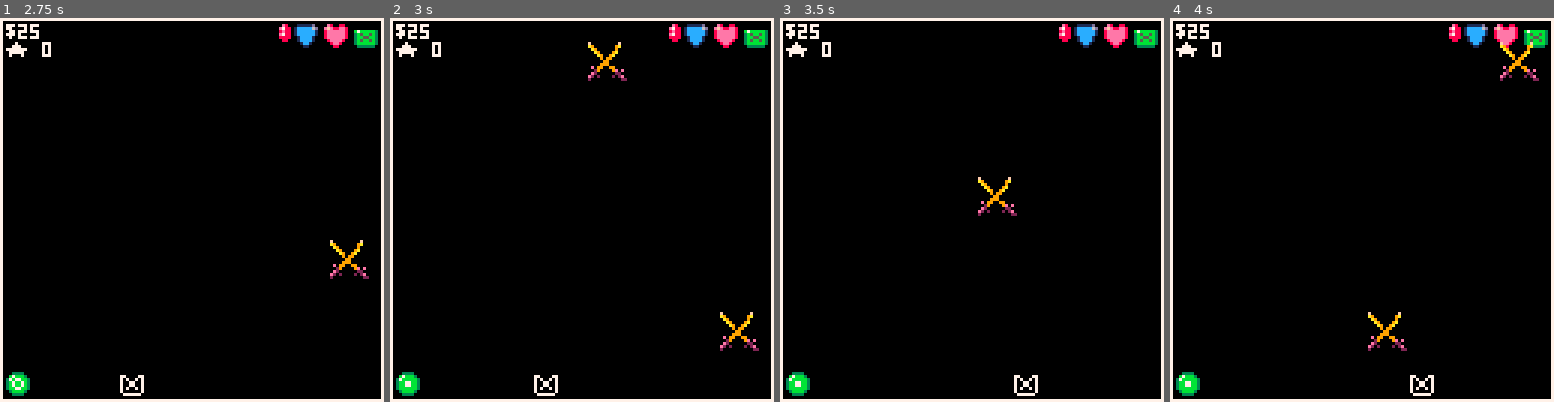
Above: before the commit, frames 1-4 (left to right).
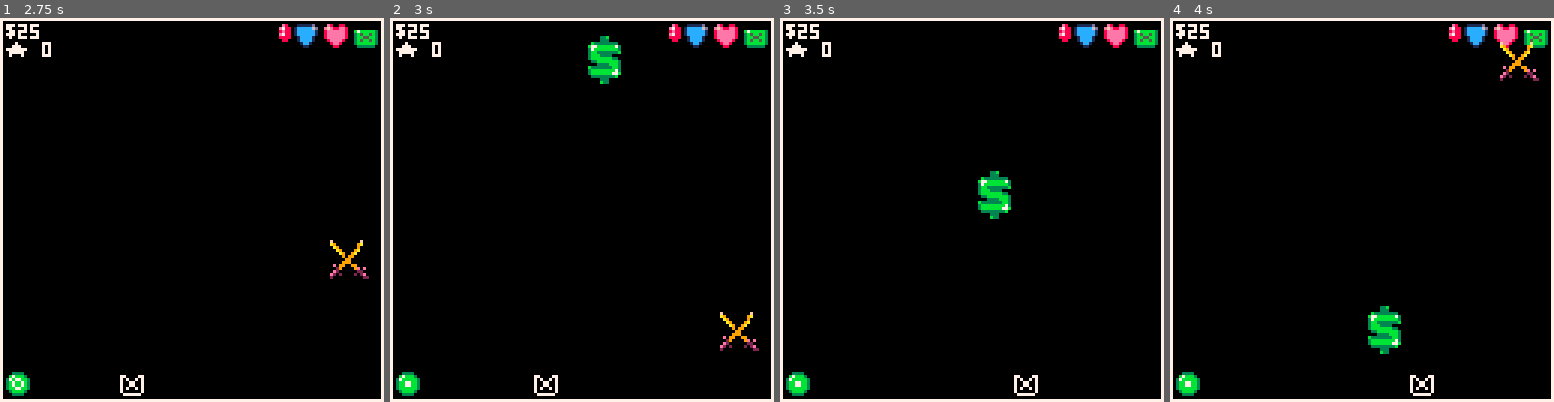
Above: after the commit, the same moments.

Repository: NinetiesPaul/Orion-s-Defender
Game: PICO-8 cartridge orionsdefender.p8
Two runs of this game, one before a commit and one after it. Both use one fixed random seed, a clock stepped at 60 frames per second and the inputs below.
Inputs:
- Up to frame 1 (2.75 s): tap O (Z key) at 0.33, 0.7, 1.43, 2.22 s; tap X (X key) at 1.07, 2.07, 2.4, 2.73 s; hold Left 1.97-2.37 s; hold Down from 2.42 s (still down)
- Up to frame 2 (3 s): release Down at 2.82 s; hold Right from 2.87 s (still down)
- Up to frame 3 (3.5 s): keep holding Right; tap X (X key) at 3.07, 3.4 s; tap O (Z key) at 3.1 s
- Up to frame 4 (4 s): release Right at 3.53 s; hold Up from 3.58 s (still down); tap X (X key) at 3.73 s; tap O (Z key) at 3.98 s

Frame 1 is identical in both runs. In frame 2, 0.9% of the frame differs, in the area x 51-62%, y 4-18%; in frame 3, 0.9%; in frame 4, 0.9%.

Commit message:
shop code refactoring

Diff:
--- a/orionsdefender.p8
+++ b/orionsdefender.p8
@@ -89,15 +89,16 @@
 	}
 	-- store variables
 	shop_selector_spr = {002,018,034}
-	shop_selector_y = 30
-	shop_selector_pos = 1
+	shop_selector_y = 16
+	shop_selector = 1
+	current_shop_iten = null
 	shop_selector_spr_pointer = 1
 	shop_last_bought = ""
 	next_armor_upgrade_cost = 75 * current_stat_armor_lvl
 	next_health_upgrade_cost = 50 * current_stat_health_lvl
 	next_gun_upgrade_cost = 100 * current_stat_gun_lvl
 	next_cooldown_upgrade_cost = 100 * current_stat_cooldown_lvl
-	last_encounter_store = true
+	last_encounter_store = false
 	-- enemy variables
 	enemy_list =
 	{
@@ -154,6 +155,58 @@
 			["reward"] = 16
 		}
 	}
+
+	shop_itens = {
+		{
+			["name"] = "fuel",
+			["formatted_name"] = "fuel",
+			["price"] = 3,
+			["available"] = true
+		},
+		{
+			["name"] = "health",
+			["price"] = 4,
+			["formatted_name"] = "health",
+			["available"] = true
+		},
+		{
+			["name"] = "armor",
+			["price"] = 4,
+			["formatted_name"] = "armor",
+			["available"] = true
+		},
+		{
+			["name"] = "missile",
+			["price"] = 7,
+			["formatted_name"] = "missile",
+			["available"] = true
+		},
+		{
+			["name"] = "health_upgrade",
+			["price"] = 50 * current_stat_health_lvl,
+			["formatted_name"] = "health upgrade",
+			["available"] = true
+		},
+		{
+			["name"] = "armor_upgrade",
+			["price"] = 75 * current_stat_armor_lvl,
+			["formatted_name"] = "armor upgrade",
+			["available"] = true
+		},
+		{
+			["name"] = "gun_damage_upgrade",
+			["price"] = 100 * current_stat_gun_lvl,
+			["formatted_name"] = "gun damage upgrade",
+			["available"] = true
+		},
+		{
+			["name"] = "gun_cooldown_upgrade",
+			["price"] = 100 * current_stat_gun_lvl,
+			["formatted_name"] = "gun cooldown upgrade",
+			["available"] = true
+		},
+	}
+
 	enemies = {}
 	enemy_bullets = {}
 	missiles = {}
@@ -208,17 +261,26 @@
 		draw_ui()
 		destroy()
 
-		print("buy fuel -- $4", 10, 32)
+		current_shop_iten = shop_itens[shop_selector]
+
+		i = 0
+		for iten in all (shop_itens) do
+			print(iten.formatted_name, 14, 16 + i * 8)
+			print("$" .. iten.price, 100, 16 + i * 8)
+			i += 1
+		end
+
+		--[[ print("buy fuel -- $4", 10, 32)
 		print("repair hull -- $5", 10, 40)
 		print("repair armor -- $6", 10, 48)
 		print("upgrade hull -- $" .. next_health_upgrade_cost, 10, 56)
 		print("upgrade armor -- $" .. next_armor_upgrade_cost, 10, 64)
 		print("upgrade gun damage -- $" .. next_gun_upgrade_cost, 10, 72)
 		print("upgrade gun cooldown -- $" .. next_cooldown_upgrade_cost, 10, 80)
-		print("buy missile -- $7", 10, 88)
+		print("buy missile -- $7", 10, 88) ]]--
 
 		if (clock % 90 == 0) shop_last_bought = ""
-		print(shop_last_bought, 10, 22)
+		print(shop_last_bought, 24, 84)
 
 		print("up or down - change", 2, 120)
 		print("z - select", 2,104)
@@ -888,176 +950,122 @@
 function nav_store()
 	if btnp(5) then
 		sfx(00)
-	 current_view = views[1]
+		current_view = views[1]
 		shop_last_bought = ""
 	end
 
 	if btnp(4) then
-		if shop_selector_pos == 1 then
-			if fuel < max_fuel then
-				if scraps >= 4 then
-						sfx(01)
+		if current_shop_iten.available then
+			if scraps >= current_shop_iten.price then
+				if current_shop_iten.name == "fuel" then
+					if fuel < max_fuel then
 						fuel = flr(fuel)
 						fuel += 1
-						scraps -= 4
 						shop_last_bought = "bought 1 fuel"
+						scraps -= current_shop_iten.price
 						if (fuel > max_fuel) fuel = max_fuel
 					else
-						sfx(00)
-						shop_last_bought = "not enough scrap"
+						shop_last_bought = "fuel at max capacity"
 					end
-			else
-				sfx(00)
-				shop_last_bought = "fuel at max capacity"
-			end
-		end
-
-		if shop_selector_pos == 2 then
-			if health < current_max_health then
-				if scraps >= 5 then
-					sfx(01)
-					health += 1
-					scraps -= 5
-					shop_last_bought = "repaired 1 hull point"
-				else
-					sfx(00)
-					shop_last_bought = "not enough scrap"
+				end
+				if current_shop_iten.name == "health" then
+					if health < current_max_health then
+						health += 1
+						shop_last_bought = "bought 1 health"
+						scraps -= current_shop_iten.price
+					else
+						shop_last_bought = "current at max health"
+					end
+				end
+				if current_shop_iten.name == "armor" then
+					if armor < current_max_armor then
+						armor += 1
+						shop_last_bought = "bought 1 armor"
+						scraps -= current_shop_iten.price
+					else
+						shop_last_bought = "current at max armor"
+					end
+				end
+				if current_shop_iten.name == "missile" then
+					if missile_n < missile_max_capacity then
+						missile_n += 1
+						shop_last_bought = "bought 1 fuel"
+						scraps -= current_shop_iten.price
+					else
+						shop_last_bought = "missiles maxed out"
+					end
+				end
+				if current_shop_iten.name == "health_upgrade" then
+					if current_stat_health_lvl < 3 then
+						scraps -= current_shop_iten.price
+						current_stat_health_lvl += 1
+						current_shop_iten.price = current_shop_iten.price * current_stat_health_lvl
+						current_max_health = stat_lvl[current_stat_health_lvl] * stat_multiplier
+						health = current_max_health
+						shop_last_bought = "hull upgraded"
+					else
+						shop_last_bought = "hull upgrade maxed out"
+					end
+				end
+				if current_shop_iten.name == "armor_upgrade" then
+					if current_stat_armor_lvl < 3 then
+						scraps -= current_shop_iten.price
+						current_stat_armor_lvl += 1
+						current_shop_iten.price = current_shop_iten.price * current_stat_armor_lvl
+						current_max_armor = stat_lvl[current_stat_armor_lvl] * stat_multiplier
+						armor = current_max_armor
+						shop_last_bought = "armor upgraded"
+					else
+						shop_last_bought = "armor upgrade maxed out"
+					end
+				end
+				if current_shop_iten.name == "gun_damage_upgrade" then
+					if current_stat_gun_lvl < 3 then
+						scraps -= current_shop_iten.price
+						current_stat_gun_lvl += 1
+						bullet_damage = current_stat_gun_lvl
+						current_shop_iten.price = current_shop_iten.price * current_stat_gun_lvl
+						shop_last_bought = "gun damage upgraded"
+					else
+						shop_last_bought = "armor upgrade maxed out"
+					end
+				end
+				if current_shop_iten.name == "gun_cooldown_upgrade" then
+					if current_stat_cooldown_lvl < 3 then
+						scraps -= current_shop_iten.price
+						current_stat_cooldown_lvl += 1
+						bullet_cooldown_rate = current_stat_cooldown_lvl
+						current_shop_iten.price = current_shop_iten.price * current_stat_cooldown_lvl
+						shop_last_bought = "gun damage upgraded"
+					else
+						shop_last_bought = "gun cooldown upgrade maxed out"
+					end
 				end
 			else
-				sfx(00)
-				shop_last_bought = "current at max health"
+				shop_last_bought = "too expensive"
 			end
-		end
-
-		if shop_selector_pos == 3 then
-			if armor < current_max_armor then
-				if scraps >= 6 then
-					sfx(01)
-					armor += 1
-					scraps -= 6
-					shop_last_bought = "repaired 1 armor point"
-				else
-					sfx(00)
-					shop_last_bought = "not enough scrap"
-				end
-			else
-				sfx(00)
-				shop_last_bought = "current at max armor"
-			end
-		end
-
-		if shop_selector_pos == 4 then
-			if current_stat_health_lvl < 3 then
-				if scraps >= next_health_upgrade_cost then
-					sfx(01)
-					scraps -= next_health_upgrade_cost
-					current_stat_health_lvl += 1
-					next_health_upgrade_cost = 50 * current_stat_health_lvl
-					current_max_health = stat_lvl[current_stat_health_lvl] * stat_multiplier
-					shop_last_bought = "hull upgraded"
-				else
-					sfx(00)
-					shop_last_bought = "not enough scrap"
-				end
-			else
-				sfx(00)
-				shop_last_bought = "hull maxed out"
-			end
-		end
-
-		if shop_selector_pos == 5 then
-			if current_stat_armor_lvl < 3 then
-				if scraps >= next_armor_upgrade_cost then
-					sfx(01)
-					scraps -= next_armor_upgrade_cost
-					current_stat_armor_lvl += 1
-					next_armor_upgrade_cost = 75 * current_stat_armor_lvl
-					current_max_armor = stat_lvl[current_stat_armor_lvl] * stat_multiplier
-					shop_last_bought = "armor upgraded"
-				else
-					sfx(00)
-					shop_last_bought = "not enough scrap"
-				end
-			else
-				sfx(00)
-				shop_last_bought = "armor maxed out"
-			end
-		end
-
-		if shop_selector_pos == 6 then
-			if current_stat_gun_lvl < 3 then
-				if scraps >= next_gun_upgrade_cost then
-					sfx(01)
-					scraps -= next_gun_upgrade_cost
-					current_stat_gun_lvl += 1
-					bullet_damage = current_stat_gun_lvl
-					next_gun_upgrade_cost = 100 * current_stat_gun_lvl
-					shop_last_bought = "gun damage upgraded"
-				else
-					sfx(00)
-					shop_last_bought = "not enough scrap"
-				end
-			else
-				sfx(00)
-				shop_last_bought = "gun damage maxed out"
-			end
-		end
-
-		if shop_selector_pos == 7 then
-			if current_stat_cooldown_lvl < 3 then
-				if scraps >= next_cooldown_upgrade_cost then
-					sfx(01)
-					scraps -= next_cooldown_upgrade_cost
-					current_stat_cooldown_lvl += 1
-					bullet_cooldown_rate = cooldown_lvls[current_stat_cooldown_lvl]
-					next_cooldown_upgrade_cost = 100 * current_stat_cooldown_lvl
-					shop_last_bought = "gun cooldown upgraded"
-				else
-					sfx(00)
-					shop_last_bought = "not enough scrap"
-				end
-			else
-				sfx(00)
-				shop_last_bought = "gun cooldown maxed out"
-			end
-		end
-
-		if shop_selector_pos == 8 then
-			if missile_n < missile_max_capacity then
-				if scraps >= 7 then
-					sfx(01)
-					scraps -= 7
-					missile_n += 1
-					shop_last_bought = "missile bought"
-				else
-					sfx(00)
-					shop_last_bought = "not enough scrap"
-				end
-			else
-				sfx(00)
-				shop_last_bought = "missiles maxed out"
-			end
-		end
-
-	end
-
-	if btnp(3) and shop_selector_pos < 8 then
+		else
+			shop_last_bought = "unavailable"
+		end
+	end
+
+	if btnp(3) then
 		sfx(02)
-		shop_selector_y += 8
-		shop_selector_pos += 1
-	end
-
-	if btnp(2) and shop_selector_pos > 1 then
+		shop_selector += 1
+		if (shop_selector > count(shop_itens)) shop_selector = 1
+	end
+
+	if btnp(2) then
 		sfx(02)
-		shop_selector_y -= 8
-  	shop_selector_pos -= 1
+		shop_selector -= 1
+		if (shop_selector == 0) shop_selector = count(shop_itens)
 	end
 end
 
 function animate_shop_selector()
-	shop_selector_spr_pointer += 1
+	if (clock % 5 == 0) shop_selector_spr_pointer += 1
 	if (shop_selector_spr_pointer > 3) shop_selector_spr_pointer = 1
-	spr(shop_selector_spr[shop_selector_spr_pointer], 0, shop_selector_y)
+	spr(shop_selector_spr[shop_selector_spr_pointer], 4, (shop_selector_y - 9) + shop_selector * 8)
 end
 __gfx__
 0000000000000000000000000e800880011111d000b3333000333300003333000033330000777700000770000777777077777777000000000000000000000000
